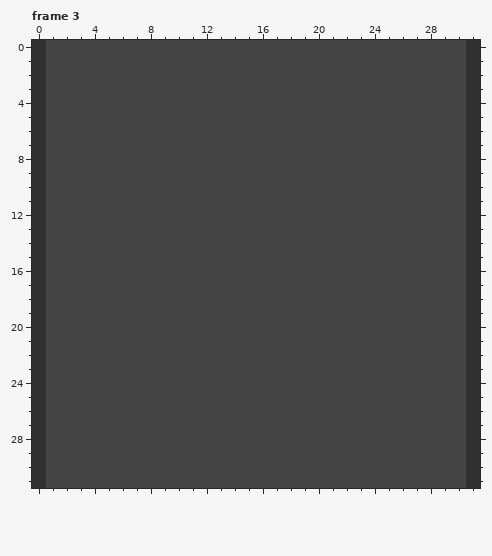
Two versions of one pixel-art file, GameData/图片素材/texture.aseprite. The first picture shows the starting point.
32x32 pixels, 43 frames. Colours within 5 levels of each other are drawn and written as one. Shown: frame 3. The commit also changed other frames, which this record leaves out.
The result:
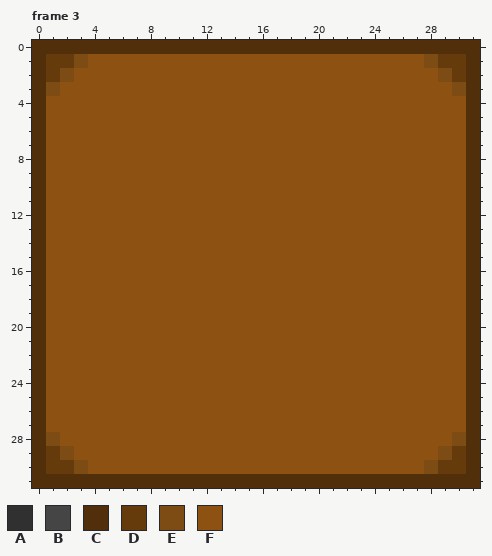
Palette (. is transparent): A #303030  B #454545  C #512f0a  D #653b0c  E #7d4b14  F #8d5211
Changes in this commit:
layer "wall_other_1" now hidden
layer "floor_wooden_1" now shown
Changed rows in their new state; - is an unchanged pixel.
Frame 3, layer "floor_wooden_1":
first column x 0:
 0 CCCCCCCCCCCCCCCCCCCCCCCCCCCCCCCC
 1 CDDEFFFFFFFFFFFFFFFFFFFFFFFFEDDC
 2 CDEFFFFFFFFFFFFFFFFFFFFFFFFFFEDC
 3 CEFFFFFFFFFFFFFFFFFFFFFFFFFFFFEC
 4 CFFFFFFFFFFFFFFFFFFFFFFFFFFFFFFC
 5 CFFFFFFFFFFFFFFFFFFFFFFFFFFFFFFC
 6 CFFFFFFFFFFFFFFFFFFFFFFFFFFFFFFC
 7 CFFFFFFFFFFFFFFFFFFFFFFFFFFFFFFC
 8 CFFFFFFFFFFFFFFFFFFFFFFFFFFFFFFC
 9 CFFFFFFFFFFFFFFFFFFFFFFFFFFFFFFC
10 CFFFFFFFFFFFFFFFFFFFFFFFFFFFFFFC
11 CFFFFFFFFFFFFFFFFFFFFFFFFFFFFFFC
12 CFFFFFFFFFFFFFFFFFFFFFFFFFFFFFFC
13 CFFFFFFFFFFFFFFFFFFFFFFFFFFFFFFC
14 CFFFFFFFFFFFFFFFFFFFFFFFFFFFFFFC
15 CFFFFFFFFFFFFFFFFFFFFFFFFFFFFFFC
16 CFFFFFFFFFFFFFFFFFFFFFFFFFFFFFFC
17 CFFFFFFFFFFFFFFFFFFFFFFFFFFFFFFC
18 CFFFFFFFFFFFFFFFFFFFFFFFFFFFFFFC
19 CFFFFFFFFFFFFFFFFFFFFFFFFFFFFFFC
20 CFFFFFFFFFFFFFFFFFFFFFFFFFFFFFFC
21 CFFFFFFFFFFFFFFFFFFFFFFFFFFFFFFC
22 CFFFFFFFFFFFFFFFFFFFFFFFFFFFFFFC
23 CFFFFFFFFFFFFFFFFFFFFFFFFFFFFFFC
24 CFFFFFFFFFFFFFFFFFFFFFFFFFFFFFFC
25 CFFFFFFFFFFFFFFFFFFFFFFFFFFFFFFC
26 CFFFFFFFFFFFFFFFFFFFFFFFFFFFFFFC
27 CFFFFFFFFFFFFFFFFFFFFFFFFFFFFFFC
28 CEFFFFFFFFFFFFFFFFFFFFFFFFFFFFEC
29 CDEFFFFFFFFFFFFFFFFFFFFFFFFFFEDC
30 CDDEFFFFFFFFFFFFFFFFFFFFFFFFEDDC
31 CCCCCCCCCCCCCCCCCCCCCCCCCCCCCCCC
Changed places in both pictures, as pixel boxes (x1, y1, x2, y2):
changed: (32, 40, 480, 488)
